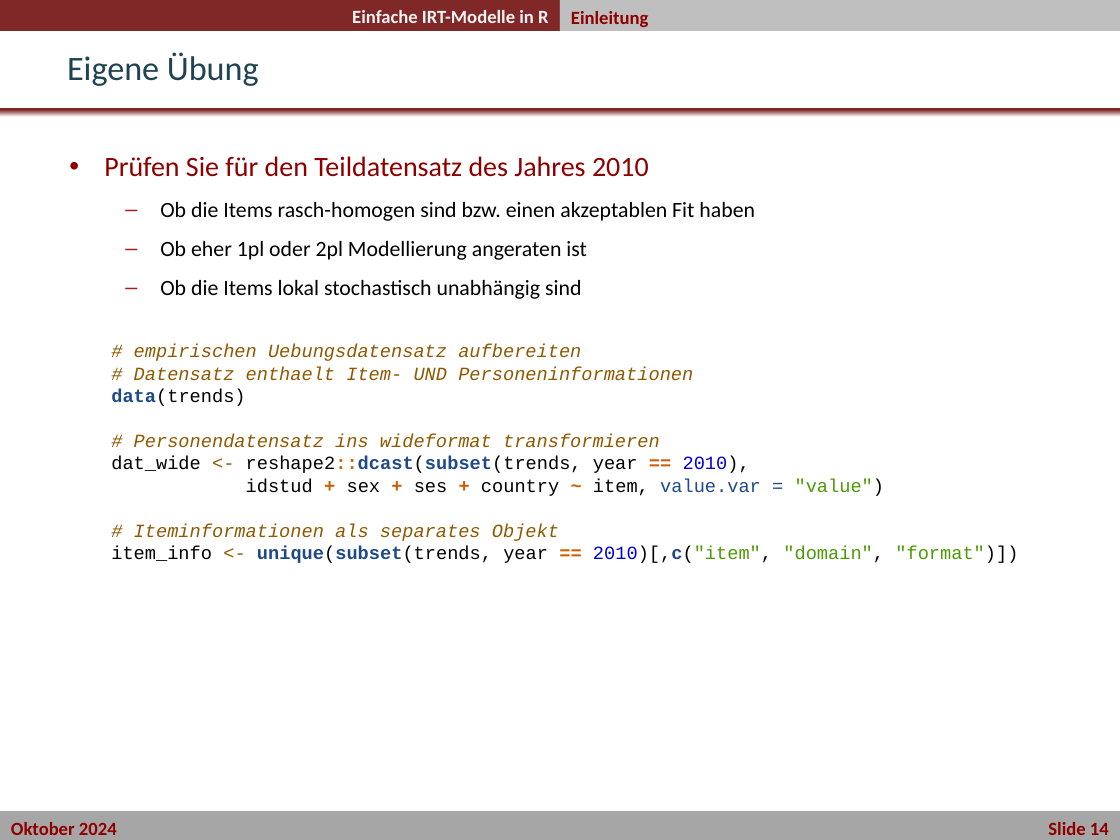
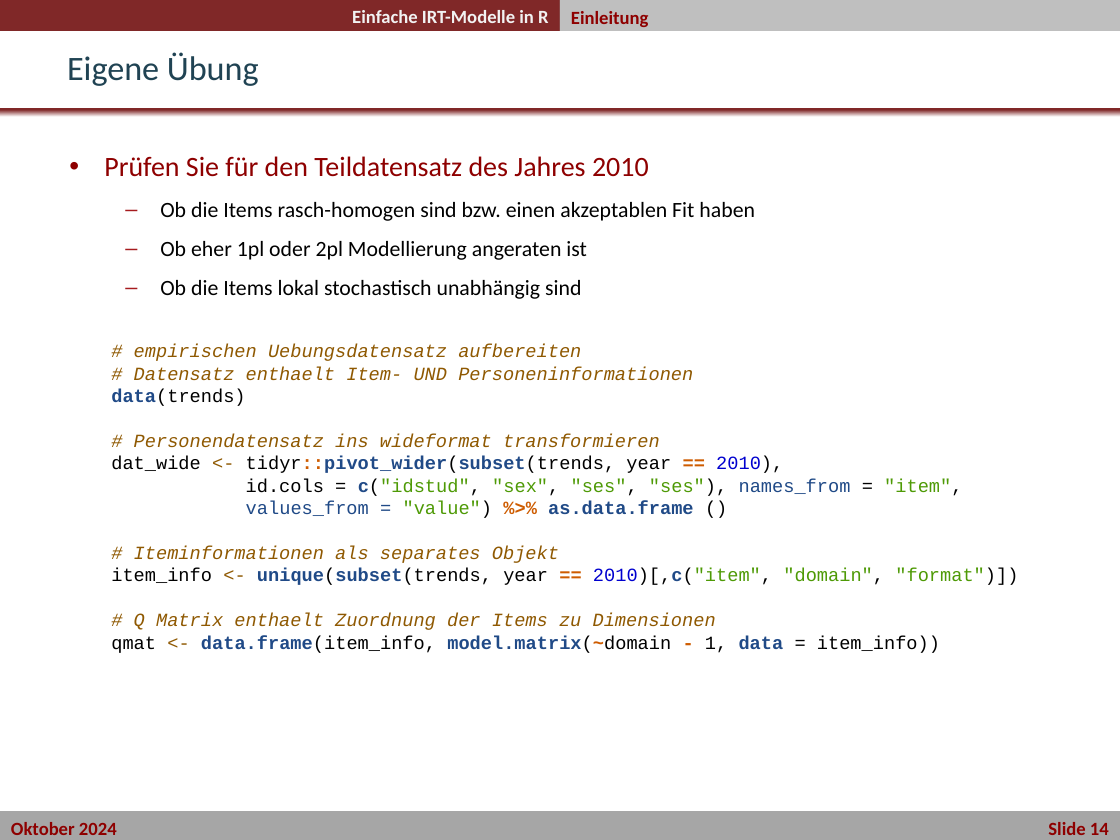
Before and after one commit to nickhaf/IRT_workshop, a slide deck: slide 15 of slides/Tag1_2Nachmittag_Nr1_Uebungen/02_Uebung_einfache_IRT-Modelle_in_R.pptx. Drawn at 1120x840 pixels with LibreOffice and Linux fonts; fonts in the diff are those of the drawing; background and template pictures are left out. Boxes give left, top, right and bottom in pixels: in the first picture for what was removed or moved away, otherwise in the second. Text is boxed around its words. In the diff, an @@ line names an element or a change of style, - is before the commit and + after.

Commit message:
add mixed irt slides and PIRLS data

```diff
--- a/slides/Tag1_2Nachmittag_Nr1_Uebungen/02_Uebung_einfache_IRT-Modelle_in_R.pptx
+++ b/slides/Tag1_2Nachmittag_Nr1_Uebungen/02_Uebung_einfache_IRT-Modelle_in_R.pptx
@@ text at bbox=[111, 344, 1018, 653]: text changed @@
-# empirischen Uebungsdatensatz aufbereiten
-# Datensatz enthaelt Item- UND Personeninformationen
-data(trends)
-# Personendatensatz ins wideformat transformieren
-dat_wide <- reshape2::dcast(subset(trends, year == 2010),
-idstud + sex + ses + country ~ item, value.var = "value")
-# Iteminformationen als separates Objekt
-item_info <- unique(subset(trends, year == 2010)[,c("item", "domain", "format")])
+# empirischen Uebungsdatensatz aufbereiten
+# Datensatz enthaelt Item- UND Personeninformationen
+data(trends)
+# Personendatensatz ins wideformat transformieren
+dat_wide <- tidyr::pivot_wider(subset(trends, year == 2010),
+id.cols = c("idstud", "sex", "ses", "ses"), names_from = "item",
+values_from = "value") %>% as.data.frame ()
+# Iteminformationen als separates Objekt
+item_info <- unique(subset(trends, year == 2010)[,c("item", "domain", "format")])
+# Q Matrix enthaelt Zuordnung der Items zu Dimensionen
+qmat <- data.frame(item_info, model.matrix(~domain - 1, data = item_info))
```
Also in this commit, not shown: 10 other files.
